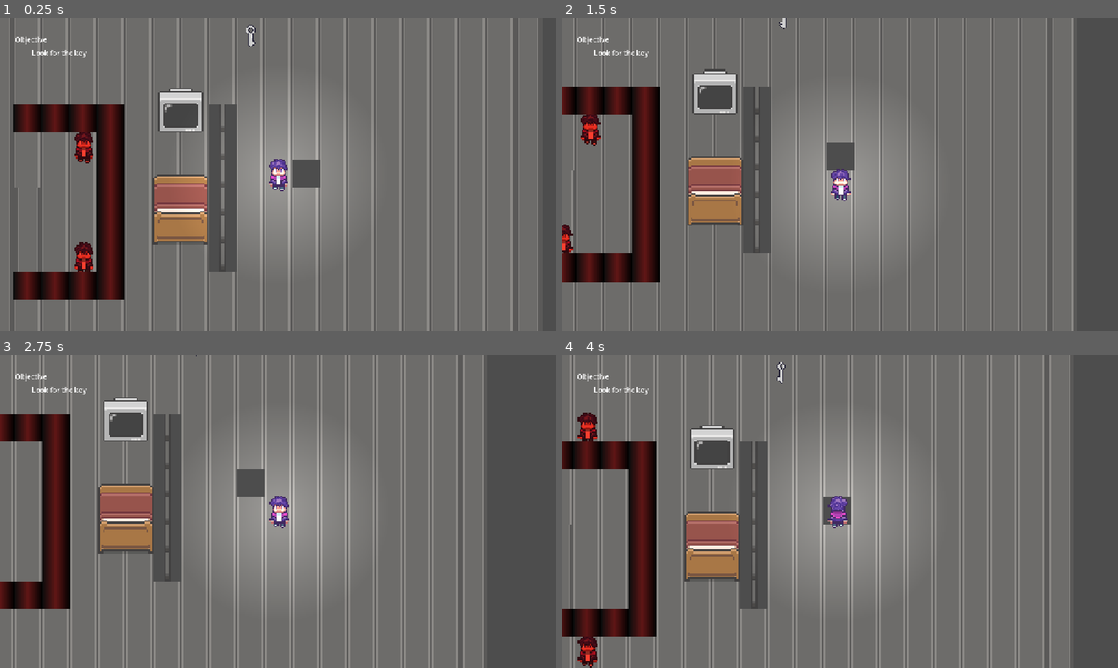
Above: before the commit, frames 1-4 (two rows, left to right).
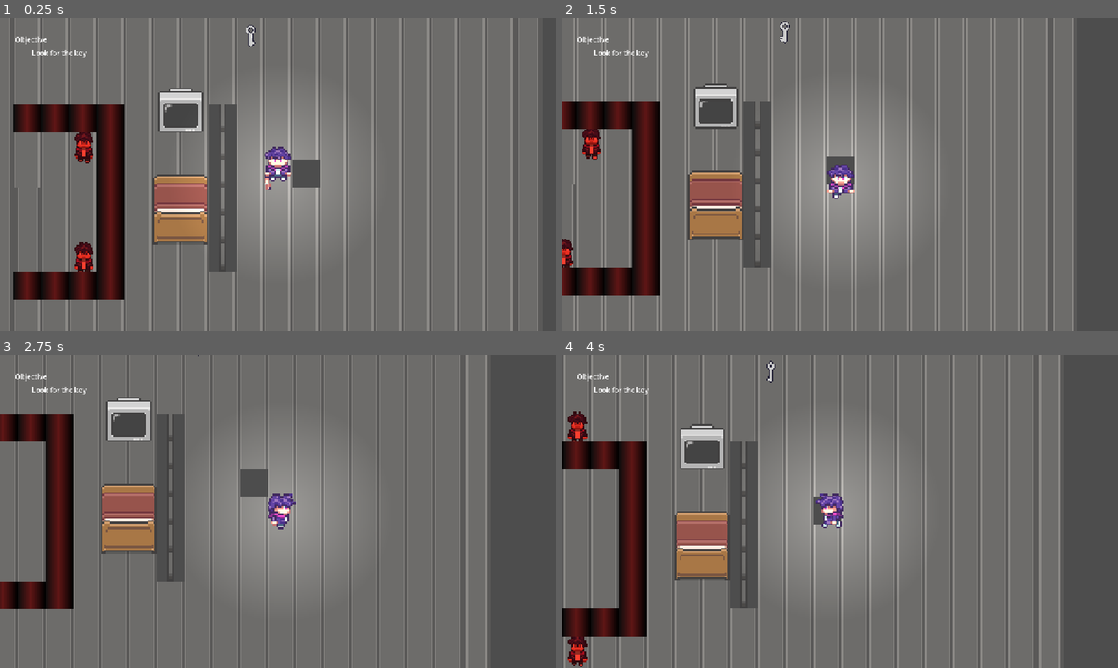
Above: after the commit, the same moments.

Repository: rstricke/Whistlefreeze52
Game: Godot game, scene res://scenes/main.tscn
Same seed, same stepped clock (60 frames per second), same inputs: the game is played once before the commit and once after it.
Inputs:
- Up to frame 1 (0.25 s): no input
- Up to frame 2 (1.5 s): tap Enter at 0.5 s; hold D (move_right) 0.53-1.28 s; tap F (whistle) at 0.6, 1.35 s; hold S (move_down) from 1.28 s (still down)
- Up to frame 3 (2.75 s): release S (move_down) at 2.03 s; hold D (move_right) from 2.03 s (still down); tap F (whistle) at 2.1 s
- Up to frame 4 (4 s): release D (move_right) at 2.78 s; hold W (move_up) 2.78-3.53 s; tap F (whistle) at 2.85, 3.6 s; hold A (move_left) from 3.53 s (still down)

The runs differ from the first frame. In frame 1, 0.5% of the frame differs, in the area x 47-53%, y 41-56%; in frame 2, 14%; in frame 3, 15%; in frame 4, 31%, in the area x 0-92%, y 0-100%.

Commit message:
player_anim added

Diff:
--- a/game/scenes/player.tscn
+++ b/game/scenes/player.tscn
@@ -1,7 +1,289 @@
 [gd_scene format=3 uid="uid://bgh8preqcmx2h"]
 
 [ext_resource type="Script" uid="uid://c3kh1wdmoc56t" path="res://scripts/player.gd" id="1_g2els"]
-[ext_resource type="Texture2D" uid="uid://b7kkv1mpn6bjc" path="res://assets/player/Player_WalkDown.png" id="2_g2els"]
+[ext_resource type="Texture2D" uid="uid://dtluvpyrq38ej" path="res://assets/player/Player_HitDown.png" id="2_smehm"]
+[ext_resource type="Texture2D" uid="uid://ckjxkheuv3na4" path="res://assets/player/Player_HitUp.png" id="3_ur7pv"]
+[ext_resource type="Texture2D" uid="uid://bd6dhau4taxvs" path="res://assets/player/Player_WalkDown-Sheet.png" id="4_y4r1p"]
+[ext_resource type="Texture2D" uid="uid://omdmo8l3wbr" path="res://assets/player/Player_WalkLeft-Sheet.png" id="5_d2wvv"]
+[ext_resource type="Texture2D" uid="uid://cf20nusx7osc6" path="res://assets/player/Player_WalkRight-Sheet1.png" id="6_3v2ag"]
+[ext_resource type="Texture2D" uid="uid://cpfphdk2q64vm" path="res://assets/player/Player_WalkUp-Sheet.png" id="7_jej6c"]
+[ext_resource type="Texture2D" uid="uid://51r7cmicpae4" path="res://assets/player/Player_Whistle.png" id="8_f1ej7"]
+
+[sub_resource type="AtlasTexture" id="AtlasTexture_oprun"]
+atlas = ExtResource("2_smehm")
+region = Rect2(0, 0, 20, 32)
+
+[sub_resource type="AtlasTexture" id="AtlasTexture_a8ls1"]
+atlas = ExtResource("2_smehm")
+region = Rect2(20, 0, 20, 32)
+
+[sub_resource type="AtlasTexture" id="AtlasTexture_qfm1y"]
+atlas = ExtResource("2_smehm")
+region = Rect2(40, 0, 20, 32)
+
+[sub_resource type="AtlasTexture" id="AtlasTexture_fulsm"]
+atlas = ExtResource("2_smehm")
+region = Rect2(60, 0, 20, 32)
+
+[sub_resource type="AtlasTexture" id="AtlasTexture_4r5pv"]
+atlas = ExtResource("3_ur7pv")
+region = Rect2(0, 0, 20, 32)
+
+[sub_resource type="AtlasTexture" id="AtlasTexture_60mlk"]
+atlas = ExtResource("3_ur7pv")
+region = Rect2(20, 0, 20, 32)
+
+[sub_resource type="AtlasTexture" id="AtlasTexture_i4ail"]
+atlas = ExtResource("3_ur7pv")
+region = Rect2(40, 0, 20, 32)
+
+[sub_resource type="AtlasTexture" id="AtlasTexture_a38lo"]
+atlas = ExtResource("3_ur7pv")
+region = Rect2(60, 0, 20, 32)
+
+[sub_resource type="AtlasTexture" id="AtlasTexture_4ni07"]
+atlas = ExtResource("4_y4r1p")
+region = Rect2(0, 0, 16, 20)
+
+[sub_resource type="AtlasTexture" id="AtlasTexture_l71n6"]
+atlas = ExtResource("4_y4r1p")
+region = Rect2(16, 0, 16, 20)
+
+[sub_resource type="AtlasTexture" id="AtlasTexture_ke2ow"]
+atlas = ExtResource("4_y4r1p")
+region = Rect2(32, 0, 16, 20)
+
+[sub_resource type="AtlasTexture" id="AtlasTexture_ujl30"]
+atlas = ExtResource("4_y4r1p")
+region = Rect2(48, 0, 16, 20)
+
+[sub_resource type="AtlasTexture" id="AtlasTexture_31cv2"]
+atlas = ExtResource("5_d2wvv")
+region = Rect2(0, 0, 16, 20)
+
+[sub_resource type="AtlasTexture" id="AtlasTexture_pf23h"]
+atlas = ExtResource("5_d2wvv")
+region = Rect2(16, 0, 16, 20)
+
+[sub_resource type="AtlasTexture" id="AtlasTexture_dt7fs"]
+atlas = ExtResource("5_d2wvv")
+region = Rect2(32, 0, 16, 20)
+
+[sub_resource type="AtlasTexture" id="AtlasTexture_wqfne"]
+atlas = ExtResource("5_d2wvv")
+region = Rect2(48, 0, 16, 20)
+
+[sub_resource type="AtlasTexture" id="AtlasTexture_wnwbv"]
+atlas = ExtResource("6_3v2ag")
+region = Rect2(0, 0, 16, 20)
+
+[sub_resource type="AtlasTexture" id="AtlasTexture_gl8cc"]
+atlas = ExtResource("6_3v2ag")
+region = Rect2(16, 0, 16, 20)
+
+[sub_resource type="AtlasTexture" id="AtlasTexture_487ah"]
+atlas = ExtResource("6_3v2ag")
+region = Rect2(32, 0, 16, 20)
+
+[sub_resource type="AtlasTexture" id="AtlasTexture_md1ol"]
+atlas = ExtResource("6_3v2ag")
+region = Rect2(48, 0, 16, 20)
+
+[sub_resource type="AtlasTexture" id="AtlasTexture_bj30b"]
+atlas = ExtResource("7_jej6c")
+region = Rect2(0, 0, 16, 20)
+
+[sub_resource type="AtlasTexture" id="AtlasTexture_jc3p3"]
+atlas = ExtResource("7_jej6c")
+region = Rect2(16, 0, 16, 20)
+
+[sub_resource type="AtlasTexture" id="AtlasTexture_hax0n"]
+atlas = ExtResource("7_jej6c")
+region = Rect2(32, 0, 16, 20)
+
+[sub_resource type="AtlasTexture" id="AtlasTexture_t4otl"]
+atlas = ExtResource("7_jej6c")
+region = Rect2(48, 0, 16, 20)
+
+[sub_resource type="AtlasTexture" id="AtlasTexture_j2b1d"]
+atlas = ExtResource("8_f1ej7")
+region = Rect2(0, 0, 20, 20)
+
+[sub_resource type="AtlasTexture" id="AtlasTexture_cs1tg"]
+atlas = ExtResource("8_f1ej7")
+region = Rect2(20, 0, 20, 20)
+
+[sub_resource type="AtlasTexture" id="AtlasTexture_2dvfe"]
+atlas = ExtResource("8_f1ej7")
+region = Rect2(40, 0, 20, 20)
+
+[sub_resource type="AtlasTexture" id="AtlasTexture_giy8y"]
+atlas = ExtResource("8_f1ej7")
+region = Rect2(60, 0, 20, 20)
+
+[sub_resource type="AtlasTexture" id="AtlasTexture_fdfoy"]
+atlas = ExtResource("8_f1ej7")
+region = Rect2(80, 0, 20, 20)
+
+[sub_resource type="AtlasTexture" id="AtlasTexture_hhpqf"]
+atlas = ExtResource("8_f1ej7")
+region = Rect2(100, 0, 20, 20)
+
+[sub_resource type="AtlasTexture" id="AtlasTexture_g5jhy"]
+atlas = ExtResource("8_f1ej7")
+region = Rect2(120, 0, 20, 20)
+
+[sub_resource type="AtlasTexture" id="AtlasTexture_holxr"]
+atlas = ExtResource("8_f1ej7")
+region = Rect2(140, 0, 20, 20)
+
+[sub_resource type="AtlasTexture" id="AtlasTexture_mx1m4"]
+atlas = ExtResource("8_f1ej7")
+region = Rect2(160, 0, 20, 20)
+
+[sub_resource type="AtlasTexture" id="AtlasTexture_4gjji"]
+atlas = ExtResource("8_f1ej7")
+region = Rect2(180, 0, 20, 20)
+
+[sub_resource type="SpriteFrames" id="SpriteFrames_u2ulf"]
+animations = [{
+"frames": [{
+"duration": 1.0,
+"texture": SubResource("AtlasTexture_oprun")
+}, {
+"duration": 1.0,
+"texture": SubResource("AtlasTexture_a8ls1")
+}, {
+"duration": 1.0,
+"texture": SubResource("AtlasTexture_qfm1y")
+}, {
+"duration": 1.0,
+"texture": SubResource("AtlasTexture_fulsm")
+}],
+"loop": true,
+"name": &"hitDown",
+"speed": 5.0
+}, {
+"frames": [{
+"duration": 1.0,
+"texture": SubResource("AtlasTexture_4r5pv")
+}, {
+"duration": 1.0,
+"texture": SubResource("AtlasTexture_60mlk")
+}, {
+"duration": 1.0,
+"texture": SubResource("AtlasTexture_i4ail")
+}, {
+"duration": 1.0,
+"texture": SubResource("AtlasTexture_a38lo")
+}],
+"loop": true,
+"name": &"hitUp",
+"speed": 5.0
+}, {
+"frames": [{
+"duration": 1.0,
+"texture": SubResource("AtlasTexture_4ni07")
+}, {
+"duration": 1.0,
+"texture": SubResource("AtlasTexture_l71n6")
+}, {
+"duration": 1.0,
+"texture": SubResource("AtlasTexture_ke2ow")
+}, {
+"duration": 1.0,
+"texture": SubResource("AtlasTexture_ujl30")
+}],
+"loop": true,
+"name": &"walkDown",
+"speed": 7.0
+}, {
+"frames": [{
+"duration": 1.0,
+"texture": SubResource("AtlasTexture_31cv2")
+}, {
+"duration": 1.0,
+"texture": SubResource("AtlasTexture_pf23h")
+}, {
+"duration": 1.0,
+"texture": SubResource("AtlasTexture_dt7fs")
+}, {
+"duration": 1.0,
+"texture": SubResource("AtlasTexture_wqfne")
+}],
+"loop": true,
+"name": &"walkLeft",
+"speed": 7.0
+}, {
+"frames": [{
+"duration": 1.0,
+"texture": SubResource("AtlasTexture_wnwbv")
+}, {
+"duration": 1.0,
+"texture": SubResource("AtlasTexture_gl8cc")
+}, {
+"duration": 1.0,
+"texture": SubResource("AtlasTexture_487ah")
+}, {
+"duration": 1.0,
+"texture": SubResource("AtlasTexture_md1ol")
+}],
+"loop": true,
+"name": &"walkRight",
+"speed": 7.0
+}, {
+"frames": [{
+"duration": 1.0,
+"texture": SubResource("AtlasTexture_bj30b")
+}, {
+"duration": 1.0,
+"texture": SubResource("AtlasTexture_jc3p3")
+}, {
+"duration": 1.0,
+"texture": SubResource("AtlasTexture_hax0n")
+}, {
+"duration": 1.0,
+"texture": SubResource("AtlasTexture_t4otl")
+}],
+"loop": true,
+"name": &"walkUp",
+"speed": 7.0
+}, {
+"frames": [{
+"duration": 1.0,
+"texture": SubResource("AtlasTexture_j2b1d")
+}, {
+"duration": 1.0,
+"texture": SubResource("AtlasTexture_cs1tg")
+}, {
+"duration": 1.0,
+"texture": SubResource("AtlasTexture_2dvfe")
+}, {
+"duration": 1.0,
+"texture": SubResource("AtlasTexture_giy8y")
+}, {
+"duration": 1.0,
+"texture": SubResource("AtlasTexture_fdfoy")
+}, {
+"duration": 1.0,
+"texture": SubResource("AtlasTexture_hhpqf")
+}, {
+"duration": 1.0,
+"texture": SubResource("AtlasTexture_g5jhy")
+}, {
+"duration": 1.0,
+"texture": SubResource("AtlasTexture_holxr")
+}, {
+"duration": 1.0,
+"texture": SubResource("AtlasTexture_mx1m4")
+}, {
+"duration": 1.0,
+"texture": SubResource("AtlasTexture_4gjji")
+}],
+"loop": true,
+"name": &"whistling",
+"speed": 9.0
+}]
 
 [sub_resource type="RectangleShape2D" id="RectangleShape2D_g2els"]
 size = Vector2(64, 64)
@@ -13,8 +295,11 @@
 script = ExtResource("1_g2els")
 whistle_cast = NodePath("WhistleShapeCast")
 
-[node name="Sprite2D" type="Sprite2D" parent="." unique_id=1654861121]
-texture = ExtResource("2_g2els")
+[node name="AnimatedSprite2D" type="AnimatedSprite2D" parent="." unique_id=1853629284]
+scale = Vector2(4, 4)
+sprite_frames = SubResource("SpriteFrames_u2ulf")
+animation = &"hitDown"
+frame_progress = 0.33121452
 
 [node name="CollisionShape2D" type="CollisionShape2D" parent="." unique_id=1207697494]
 shape = SubResource("RectangleShape2D_g2els")
--- a/game/scripts/player.gd
+++ b/game/scripts/player.gd
@@ -6,6 +6,7 @@
 @export var FRICTION := 1000
 @export var whistle_cast: ShapeCast2D
 const PULSE_SCENE = preload("res://scenes/effects/pulse.tscn")
+@onready var anim: AnimatedSprite2D = $AnimatedSprite2D
 
 # Used to let the parent know that the player's turn has ended
 signal TURN_END
@@ -21,47 +22,52 @@
 var astar_grid: AStarGrid2D
 
 var door_key: Area2D
-var text_down = preload("res://assets/player/Player_WalkDown.png")
-var text_up = preload("res://assets/player/Player_WalkUp.png")
 var key_found: bool = false
 
 func _process(_delta: float) -> void:
 	if !player_turn:
 		return
 
-	var new_pos: Vector2 = Vector2.INF
+	var target_pos: Vector2 = Vector2.INF
 	var new_sprite: CompressedTexture2D
 
 	if Input.is_action_just_pressed("move_up"):
-		new_pos = position + Vector2(0, -cell_size)
-		new_sprite = text_up
+		target_pos = position + Vector2(0, -cell_size)
+		anim.play("walkUp")
 	elif Input.is_action_just_pressed("move_down"):
-		new_pos = position + Vector2(0, cell_size)
-		new_sprite = text_down
+		target_pos = position + Vector2(0, cell_size)
+		anim.play("walkDown")
+
 	elif Input.is_action_just_pressed("move_left"):
-		new_pos = position + Vector2(-cell_size, 0)
+		target_pos = position + Vector2(-cell_size, 0)
+		anim.play("walkLeft")
 	elif Input.is_action_just_pressed("move_right"):
-		new_pos = position + Vector2(cell_size, 0)
+		target_pos = position + Vector2(cell_size, 0)
+		anim.play("walkRight")
 
-	if (new_pos != Vector2.INF):
+	if (target_pos != Vector2.INF):
 
 		#Check if the cell has a key
 		if (!key_found):
-			if cell_has_key(new_pos):
+			if cell_has_key(target_pos):
 				key_found = true
 				%ObjectiveValueLabel.text = 'Look for the door to escape!'
 				print("Key Found")
 				door_key.queue_free()
 
 		# Attempt to move if the target cell is empty
-		if cell_empty(new_pos):
-			position = new_pos
+		if cell_empty(target_pos):
+			var tween = create_tween()
+			tween.tween_property(self, "position", target_pos, 0.5).set_ease(Tween.EASE_IN)
+			tween.tween_callback(anim.stop)
+			#position = target_pos
 			if new_sprite != null:
 				$Sprite2D.texture = new_sprite
 			print("Player at position:", position)
 			end_turn()
 
 	if Input.is_action_just_pressed("whistle"):
+		anim.play("whistling")
 		spawn_pulse()
 		for i in whistle_cast.get_collision_count():
 			var obj = whistle_cast.get_collider(i)
Not shown: 1 places in game/scenes/main.tscn that only renumber resources
